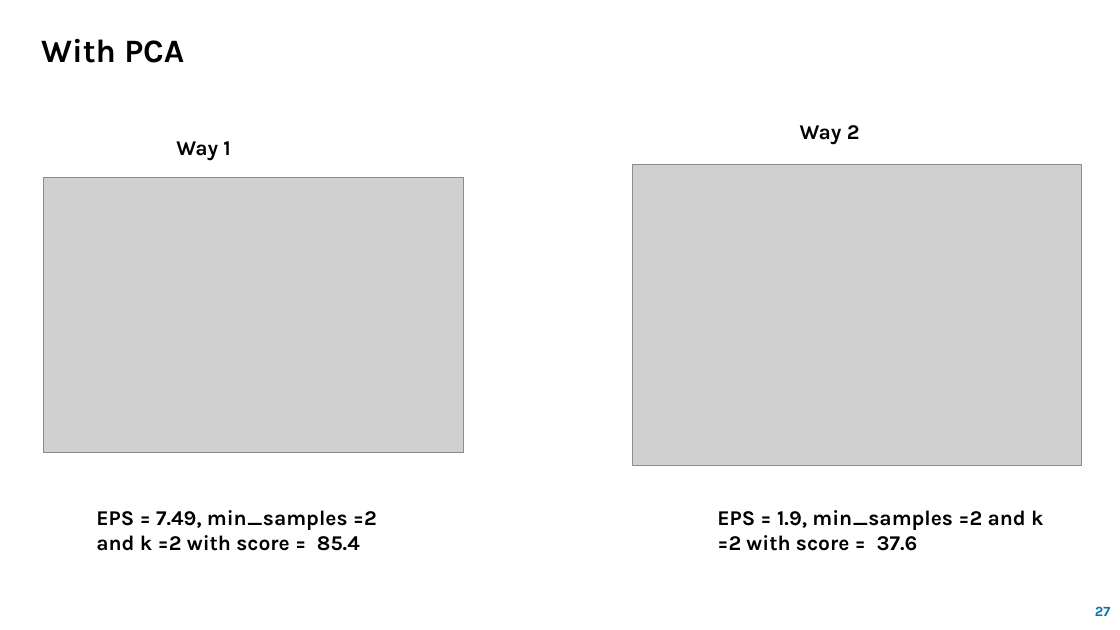
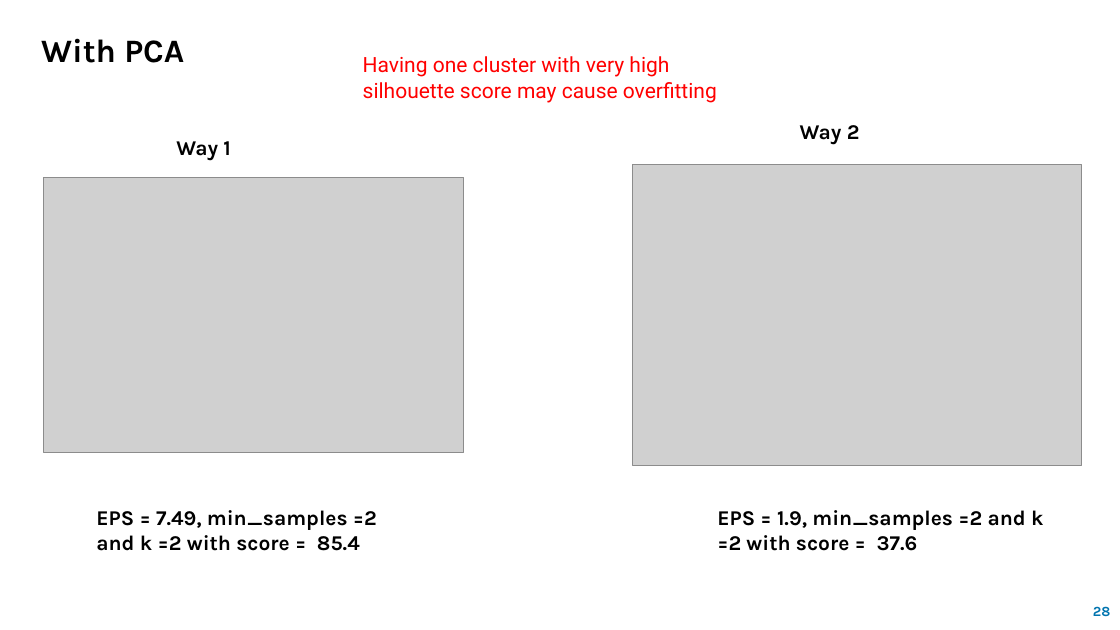
Before and after one commit to Reema-Khaseeb/clustering-credit-card-customer-segmentation, a slide deck: slide 28 of presentation/Credit Card Clustering.pptx (slide 27 before the commit). Drawn at 1120x630 pixels with LibreOffice and Linux fonts; fonts in the diff are those of the drawing; grey boxes stand for pictures. Boxes give left, top, right and bottom in pixels: in the first picture for what was removed or moved away, otherwise in the second. Text is boxed around its words. In the diff, an @@ line names an element or a change of style, - is before the commit and + after.

```diff
--- a/presentation/Credit Card Clustering.pptx
+++ b/presentation/Credit Card Clustering.pptx
@@ text added at (x1=363, y1=56, x2=717, y2=103), 18 pt, text #FF0000 @@
+Having one cluster with very high silhouette score may cause overfitting
@@ page number at (x1=1093, y1=606, x2=1111, y2=617): text changed @@
-27
+28
```
Also in this commit, not shown: 9 other slides changed, 15 slides added.
